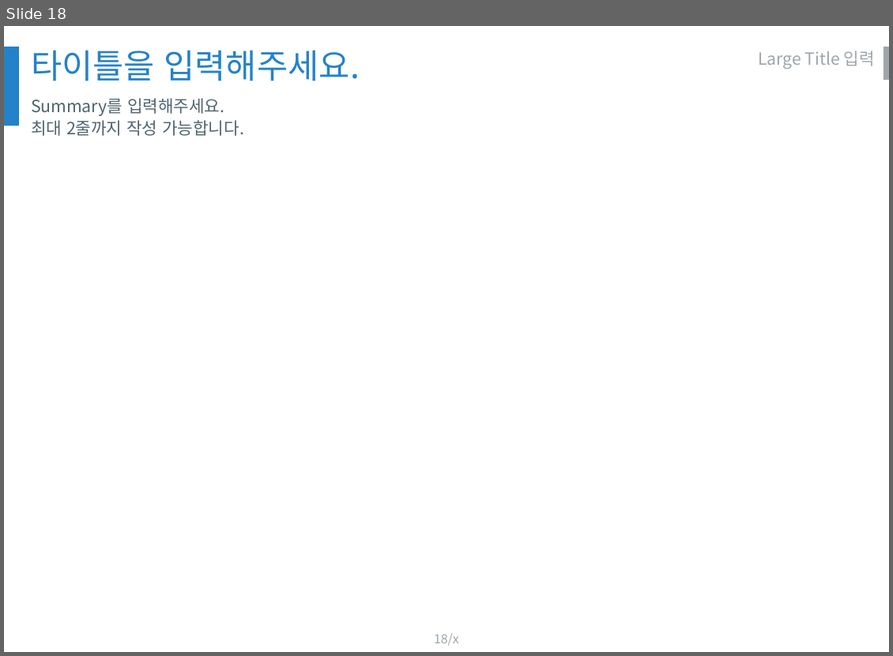
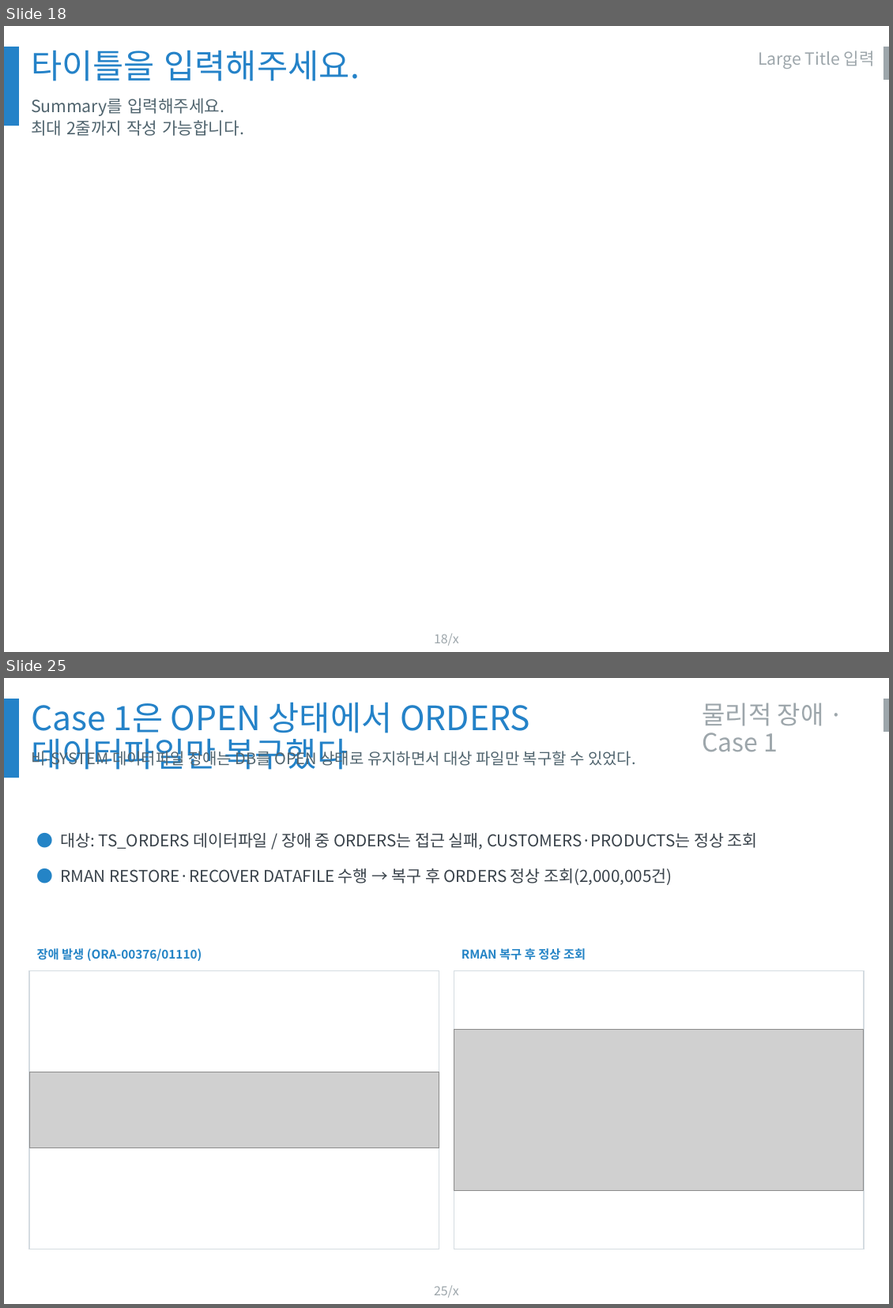
Before and after one commit to olmas70/slides, a slide deck: BO_스키마_트랜잭션_실증_보고서.pptx. Shown one above the other, each under a label of ours: slide 18 before the commit, slides 18 and 25 after it; the slides between them are not shown. The pictures are 893x656 and 893x1308 pixels, drawn with LibreOffice and Linux fonts; fonts in the diff are those of the drawing; grey boxes stand for pictures; background and template pictures are left out. Boxes give left, top, right and bottom in pixels: in the first picture for what was removed or moved away, otherwise in the second. Text is boxed around its words. In the diff, an @@ line names an element or a change of style, - is before the commit and + after.

```diff
--- a/BO_스키마_트랜잭션_실증_보고서.pptx
+++ b/BO_스키마_트랜잭션_실증_보고서.pptx
@@ slide 25 added at bbox=[4, 678, 889, 1304], background #FFFFFF; not listed: 3 template elements that a slide beside it also shows @@
@@ text added at bbox=[31, 702, 530, 770], 32 pt, text #2482C8 @@
+Case 1은 OPEN 상태에서 ORDERS 데이터파일만 복구했다
@@ text added at bbox=[702, 702, 824, 751], 24 pt, text #9DA6AB @@
+물리적 장애 · Case 1
@@ text added at bbox=[31, 748, 636, 769], 15 pt, text #50646E @@
+비-SYSTEM 데이터파일 장애는 DB를 OPEN 상태로 유지하면서 대상 파일만 복구할 수 있었다.
@@ text added at bbox=[60, 833, 758, 885], 15.5 pt, text #39424A @@
+● 대상: TS_ORDERS 데이터파일 / 장애 중 ORDERS는 접근 실패, CUSTOMERS·PRODUCTS는 정상 조회
+● RMAN RESTORE·RECOVER DATAFILE 수행 → 복구 후 ORDERS 정상 조회(2,000,005건)
@@ text added at bbox=[37, 948, 202, 961], 11.5 pt, text #2484C6, bold @@
+장애 발생 (ORA-00376/01110)
@@ text added at bbox=[461, 948, 585, 960], 11.5 pt, text #2484C6, bold @@
+RMAN 복구 후 정상 조회
@@ rectangle added at bbox=[30, 971, 439, 1248], outline #D5DCE1 1 pt @@
@@ rectangle added at bbox=[454, 971, 864, 1248], outline #D5DCE1 1 pt @@
@@ picture added at bbox=[454, 1030, 864, 1192] @@
@@ picture added at bbox=[30, 1072, 439, 1148] @@
```
Also in this commit, not shown: 2 slides changed, 19 other slides added, 2 slides removed.
